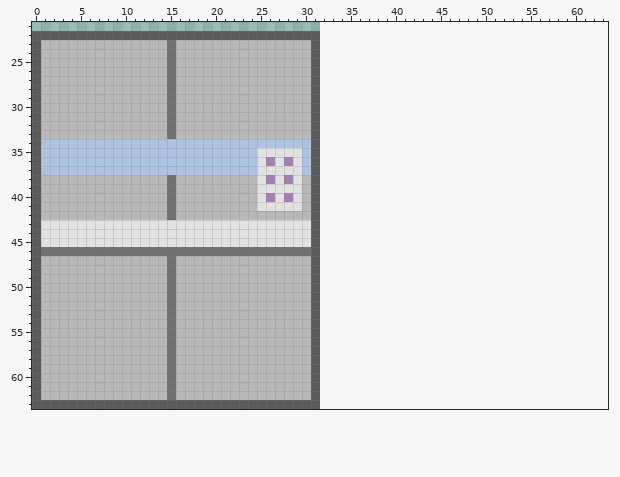
One commit to this pixel-art sprite: Assets/Artwork/Lift.png. Above, as it was before the edit.
The file is 32x64 pixels. Shown: x 0..63, y 21..63. The old version is drawn lined up with the new one, on the new canvas.
After the commit:
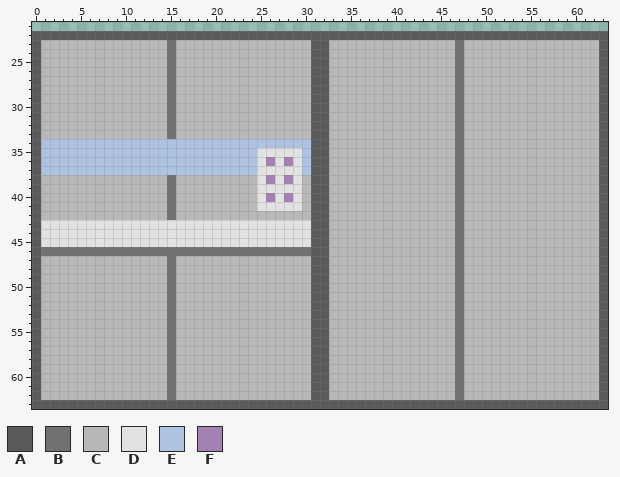
Palette (. is transparent): A #5a5a5a  B #717171  C #b8b8b8  D #e2e2e2  E #aec3e2  F #a481b2
Commit message: Added closed door on lift
The exact change:
canvas 32x64 -> 64x64
Changed rows in their new state; - is an unchanged pixel.
first column x 32:
22 AAAAAAAAAAAAAAAAAAAAAAAAAAAAAAAA
23 ACCCCCCCCCCCCCCBCCCCCCCCCCCCCCCA
24 ACCCCCCCCCCCCCCBCCCCCCCCCCCCCCCA
25 ACCCCCCCCCCCCCCBCCCCCCCCCCCCCCCA
26 ACCCCCCCCCCCCCCBCCCCCCCCCCCCCCCA
27 ACCCCCCCCCCCCCCBCCCCCCCCCCCCCCCA
28 ACCCCCCCCCCCCCCBCCCCCCCCCCCCCCCA
29 ACCCCCCCCCCCCCCBCCCCCCCCCCCCCCCA
30 ACCCCCCCCCCCCCCBCCCCCCCCCCCCCCCA
31 ACCCCCCCCCCCCCCBCCCCCCCCCCCCCCCA
32 ACCCCCCCCCCCCCCBCCCCCCCCCCCCCCCA
33 ACCCCCCCCCCCCCCBCCCCCCCCCCCCCCCA
34 ACCCCCCCCCCCCCCBCCCCCCCCCCCCCCCA
35 ACCCCCCCCCCCCCCBCCCCCCCCCCCCCCCA
36 ACCCCCCCCCCCCCCBCCCCCCCCCCCCCCCA
37 ACCCCCCCCCCCCCCBCCCCCCCCCCCCCCCA
38 ACCCCCCCCCCCCCCBCCCCCCCCCCCCCCCA
39 ACCCCCCCCCCCCCCBCCCCCCCCCCCCCCCA
40 ACCCCCCCCCCCCCCBCCCCCCCCCCCCCCCA
41 ACCCCCCCCCCCCCCBCCCCCCCCCCCCCCCA
42 ACCCCCCCCCCCCCCBCCCCCCCCCCCCCCCA
43 ACCCCCCCCCCCCCCBCCCCCCCCCCCCCCCA
44 ACCCCCCCCCCCCCCBCCCCCCCCCCCCCCCA
45 ACCCCCCCCCCCCCCBCCCCCCCCCCCCCCCA
46 ACCCCCCCCCCCCCCBCCCCCCCCCCCCCCCA
47 ACCCCCCCCCCCCCCBCCCCCCCCCCCCCCCA
48 ACCCCCCCCCCCCCCBCCCCCCCCCCCCCCCA
49 ACCCCCCCCCCCCCCBCCCCCCCCCCCCCCCA
50 ACCCCCCCCCCCCCCBCCCCCCCCCCCCCCCA
51 ACCCCCCCCCCCCCCBCCCCCCCCCCCCCCCA
52 ACCCCCCCCCCCCCCBCCCCCCCCCCCCCCCA
53 ACCCCCCCCCCCCCCBCCCCCCCCCCCCCCCA
54 ACCCCCCCCCCCCCCBCCCCCCCCCCCCCCCA
55 ACCCCCCCCCCCCCCBCCCCCCCCCCCCCCCA
56 ACCCCCCCCCCCCCCBCCCCCCCCCCCCCCCA
57 ACCCCCCCCCCCCCCBCCCCCCCCCCCCCCCA
58 ACCCCCCCCCCCCCCBCCCCCCCCCCCCCCCA
59 ACCCCCCCCCCCCCCBCCCCCCCCCCCCCCCA
60 ACCCCCCCCCCCCCCBCCCCCCCCCCCCCCCA
61 ACCCCCCCCCCCCCCBCCCCCCCCCCCCCCCA
62 ACCCCCCCCCCCCCCBCCCCCCCCCCCCCCCA
63 AAAAAAAAAAAAAAAAAAAAAAAAAAAAAAAA
Where, in picture pixels (left, top, right, bottom), the same in both pictures:
added: (320, 31, 608, 409)
